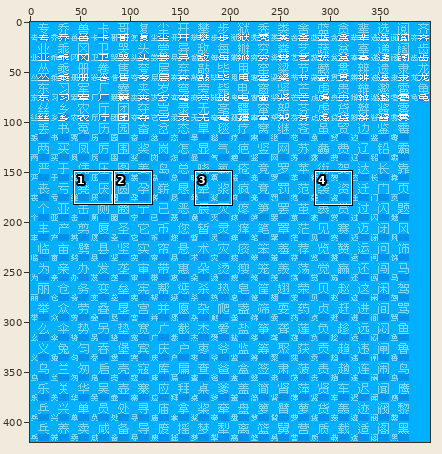
Pixel-art file, stored at Data/核心笑传之抄抄表——《现代汉语常用字表》常用字部分.ase. Above, an overview of the earlier version with the close-up marked.
Close-up. Old version:
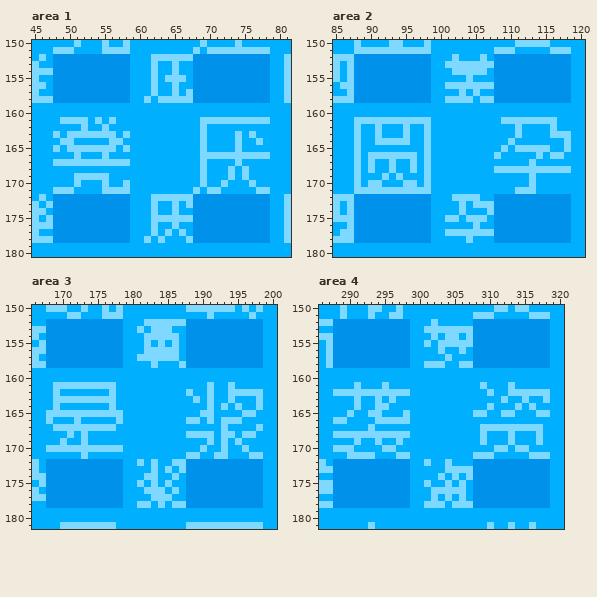
400x420 pixels, 1 frame. Colours within 5 levels of each other are drawn and written as one. Shown: area 1: x 45..81, y 150..180; area 2: x 85..120, y 150..180; area 3: x 166..200, y 150..181; area 4: x 286..320, y 150..181. The commit also changed other parts of the picture, which this record leaves out.
The result:
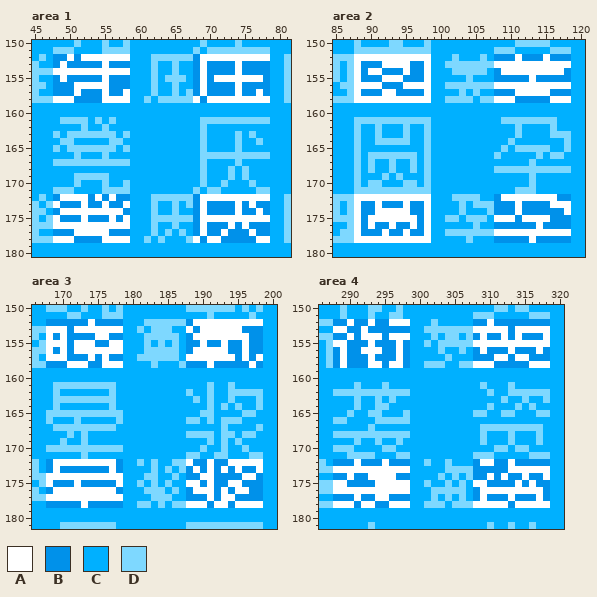
Palette (. is transparent): A #ffffff  B #0091ea  C #00b0ff  D #7ed8ff
What changed:
Changed rows in their new state; - is an unchanged pixel.
Area 1, layer "字形层":
first column x 48:
152 --A-AAAAAAA----------AAAAAAAAAA
153 -A-----A-------------A----A----
154 AAAAAAAAAAA----------A----A----
155 -A-----A-------------A-AAAAAAA-
156 ---AAAAA-------------A----A----
157 ---A---A--A----------A----A--A-
158 AAA----AAAA---------A-AAAAAAAAA
first column x 48:
172 -AAAA-A-A------------AAAAAAAAAA
173 A---A--A--A----------A----A-A--
174 -AAAAAAAAA-----------A----A--A-
175 A---A---A-A----------AAAAAAAAAA
176 AAAAAAAAAAA----------A---A-A---
177 ---AAAAA-------------A--A---A--
178 AAA----AAAA---------A-AA-----AA
Area 2, layer "字形层":
first column x 88:
152 AAAAAAAAAAA------------A---A---
153 A---AAAA--A---------AAAAAAAAAAA
154 A-AA---A--A----------AAAAAAAAA-
155 A---AAA---A--------------A-----
156 AAAA---AAAA---------AAAAAAAAAAA
157 A---AA----A------------AAAAA---
158 AAAAAAAAAAA---------AAA-----AAA
first column x 88:
172 AAAAAAAAAAA----------AAAAAAAA--
173 A--A---A--A------------A----AAA
174 A--AAAAA--A------------A------A
175 A-AAAAAAA-A---------AAA-AAAA---
176 A-A--A--A-A---------------A----
177 A---A--A--A---------AAAAAAAAAAA
178 AAAAAAAAAAA--------------A-----
Area 3, layer "字形层":
first column x 168:
152 ------A--------------AAAAAAAAAA
153 AAA-AAAAAAA---------A-AAAAAA---
154 A-A----AA------------AAAAAAAA--
155 AAA-AAA--AA-----------A--A--A--
156 A-A-AAAAAAA----------AAAAA--A--
157 AAA---A-A-----------AAAAAAA-A-A
158 ---AAA--AAA------------A-----A-
first column x 168:
172 -AAAAAAAAA----------A--A--AAAAA
173 -A-------A-----------A-A-A-A--A
174 AAAAAAAAAAA-----------AA----AA-
175 A---A-----A---------AA-A--AA---
176 -AAAAAAAAA-----------AAA-A-AA--
177 AAAAAAAAAAA------------A-AA----
178 -----A--------------AAA-AA-AAAA
Area 4, layer "字形层":
first column x 288:
152 --A--A--AAA-----------A--------
153 AA--A---------------AAAAA-AAAAA
154 --A-AAA-AAA----------A--A-A---A
155 AA---A---A----------AAAAAAAAAAA
156 -A--AAA--A-----------A---A---A-
157 -A---A---A-------------AA-AA---
158 -A---AA-AA----------AAA-----AAA
first column x 288:
172 ---A---A-------------AA--A-----
173 AAAAAAAAAAA--------------AAAAAA
174 --A--AAAA-------------A-A--A--A
175 AA----AAAAA---------AA----A-A--
176 AAAAAAAAAAA----------AAAAAAAAA-
177 ---A--AA-------------A---A---A-
178 AAA-AA--AAA---------AAAAA-AAAAA
